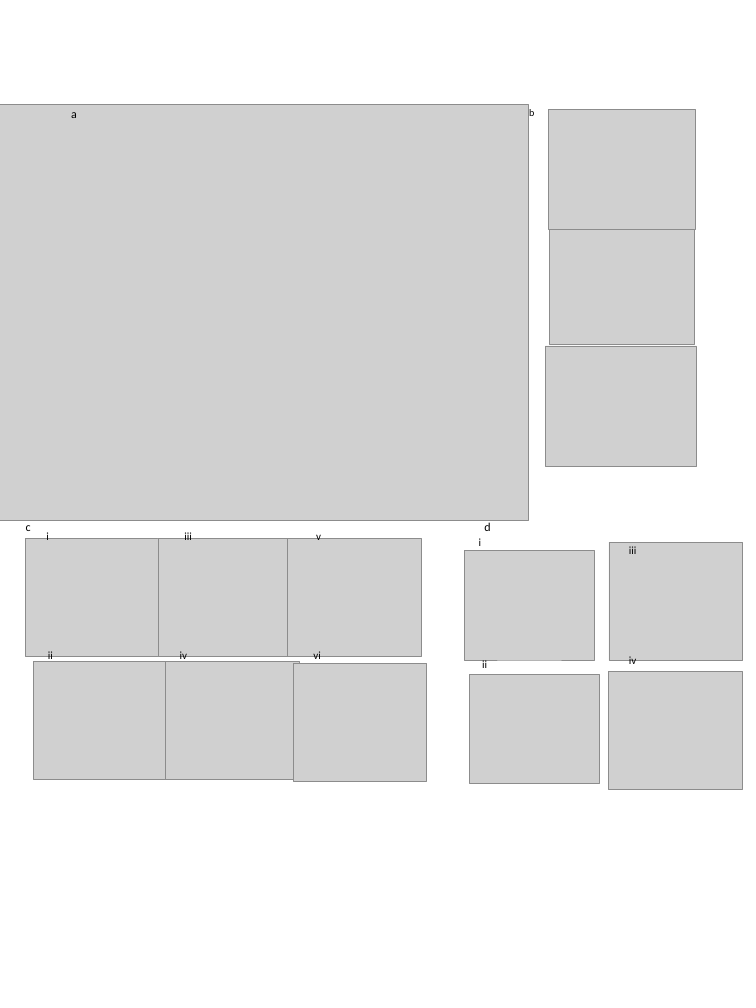
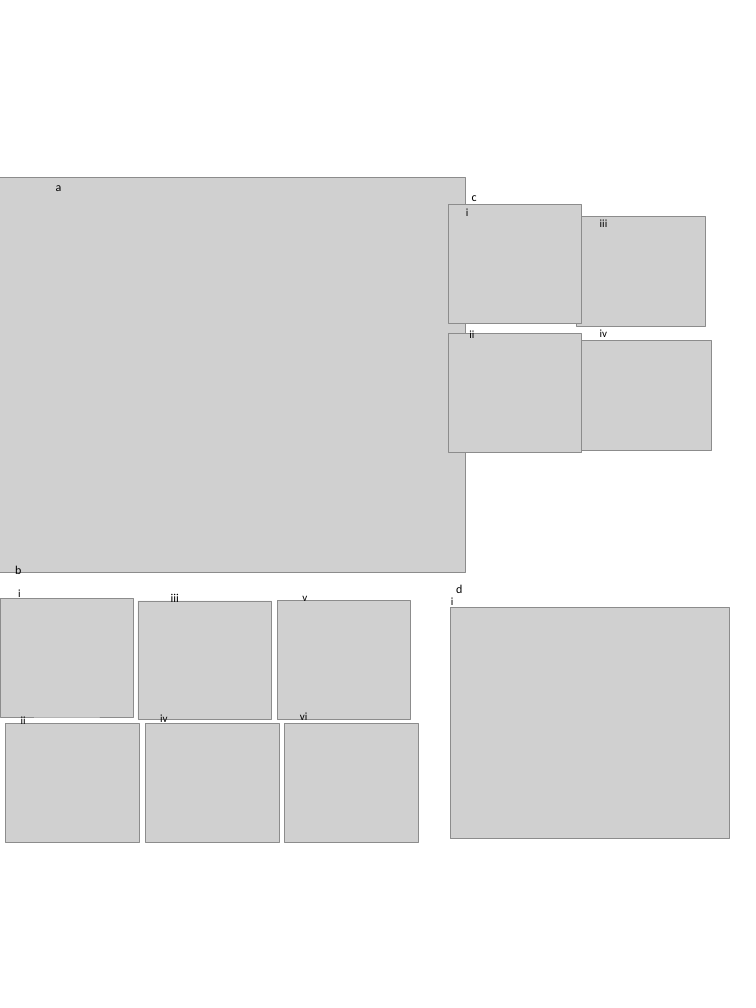
Before and after one commit to jamesrlawson/leaf_proteomics, a slide deck: slide 4 of docs/manuscripts/euc manuscript/figs/euc_MS_figure_panels_JL_10-07-17.pptx. Drawn at 756x1008 pixels with LibreOffice and Linux fonts; fonts in the diff are those of the drawing; grey boxes stand for pictures; background and template pictures are left out. Boxes give left, top, right and bottom in pixels: in the first picture for what was removed or moved away, otherwise in the second. Text is boxed around its words. In the diff, an @@ line names an element or a change of style, - is before the commit and + after.

```diff
--- a/docs/manuscripts/euc manuscript/figs/euc_MS_figure_panels_JL_10-07-17.pptx
+++ b/docs/manuscripts/euc manuscript/figs/euc_MS_figure_panels_JL_10-07-17.pptx
@@ picture removed at [549, 109, 696, 229] @@
@@ picture: place and size @@
-picture at [0, 104, 528, 520]
+picture at [0, 178, 465, 572]
@@ text "a": place and size @@
-text "a" at [71, 112, 77, 118]
+text "a" at [56, 185, 62, 191]
@@ picture: place and size @@
-picture at [609, 542, 743, 660]
+picture at [449, 205, 582, 323]
@@ text "c" rewrapped from [26, 525, 31, 531] to [472, 195, 477, 206] @@
@@ text added at [466, 208, 469, 216], 11 pt, text #000000 @@
+i
@@ picture removed at [549, 229, 695, 344] @@
@@ picture: place and size @@
-picture at [464, 551, 594, 660]
+picture at [576, 217, 706, 326]
@@ text "iii": place and size @@
-text "iii" at [629, 546, 637, 554]
+text "iii" at [600, 219, 608, 227]
@@ text "ii": place and size @@
-text "ii" at [482, 660, 487, 671]
+text "ii" at [469, 329, 474, 338]
@@ text "iv": place and size @@
-text "iv" at [629, 656, 636, 667]
+text "iv" at [600, 329, 607, 337]
@@ picture: place and size @@
-picture at [608, 671, 742, 789]
+picture at [448, 334, 582, 452]
@@ picture removed at [546, 346, 696, 467] @@
@@ picture: place and size @@
-picture at [469, 675, 599, 784]
+picture at [582, 341, 711, 450]
@@ text "b": place and size @@
-text "b" at [529, 109, 534, 116]
+text "b" at [15, 565, 21, 578]
@@ text "b" at [15, 565, 21, 578]: size 10.1 to 12 pt @@
@@ picture: place and size @@
-picture at [287, 538, 421, 656]
+picture at [0, 599, 134, 717]
@@ text "i": place and size @@
-text "i" at [46, 531, 49, 540]
+text "i" at [18, 588, 21, 599]
@@ 3 texts: place and size @@
-3 texts at [184, 531, 321, 662]
+3 texts at [171, 592, 307, 723]
@@ text "iii" at [171, 592, 179, 602]: size 11 to 12 pt @@
@@ text "i": place and size @@
-text "i" at [479, 538, 482, 546]
+text "i" at [451, 598, 454, 608]
@@ text "d": place and size @@
-text "d" at [484, 522, 490, 531]
+text "d" at [456, 584, 462, 593]
@@ picture: place and size @@
-picture at [158, 539, 292, 657]
+picture at [138, 601, 272, 719]
@@ picture: place and size @@
-picture at [26, 539, 160, 657]
+picture at [277, 601, 411, 719]
@@ picture added at [450, 608, 729, 839] @@
@@ text "ii": place and size @@
-text "ii" at [48, 651, 53, 662]
+text "ii" at [21, 716, 26, 724]
@@ text "iv": place and size @@
-text "iv" at [180, 651, 187, 662]
+text "iv" at [160, 714, 167, 724]
@@ picture: place and size @@
-picture at [293, 663, 427, 781]
+picture at [6, 724, 140, 842]
@@ picture: place and size @@
-picture at [166, 661, 300, 779]
+picture at [145, 724, 279, 842]
@@ picture: place and size @@
-picture at [33, 661, 167, 779]
+picture at [285, 724, 419, 842]
```
Also in this commit, not shown: 1 other slide changed, 1 slide removed, 5 other files.
